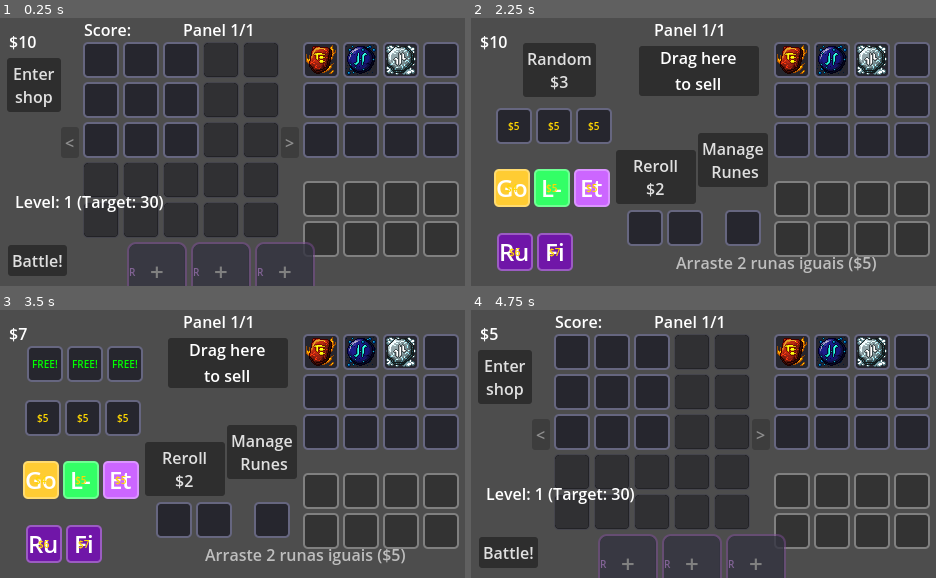
Above: before the commit, frames 1-4 (two rows, left to right).
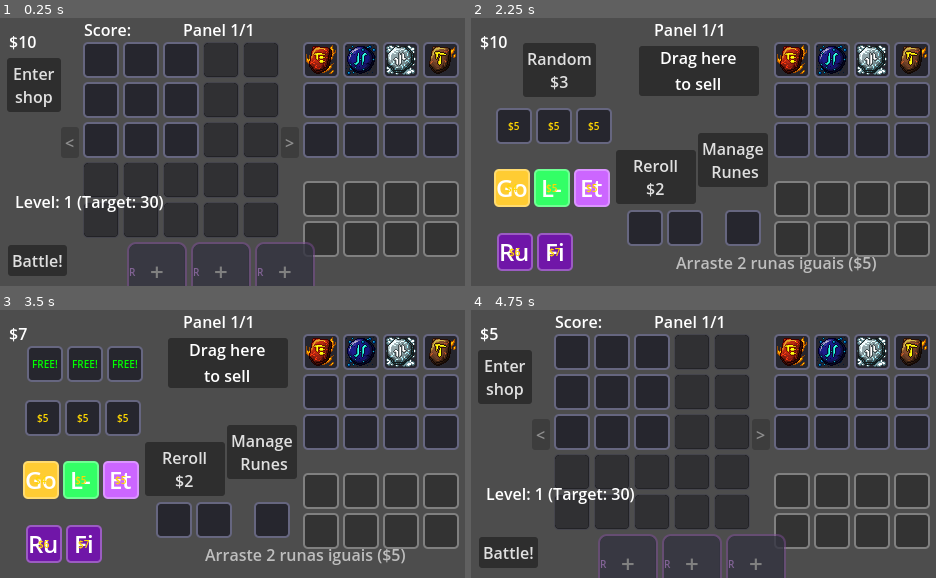
Above: after the commit, the same moments.

Repository: RenatoAAB/Runes
Game: Godot game, scene res://scenes/main.tscn
Same seed, same stepped clock (60 frames per second), same inputs: the game is played once before the commit and once after it.
Inputs:
- Up to frame 1 (0.25 s): no input
- Up to frame 2 (2.25 s): click "Enter shop" at 0.5 s; click "Manage Runes" at 1.25 s; click "Enter shop" at 2 s
- Up to frame 3 (3.5 s): click "Random $3" at 2.75 s
- Up to frame 4 (4.75 s): click "Reroll $2" at 3.5 s; click "Manage Runes" at 4.25 s

The runs differ from the first frame. In frame 1, 0.4% of the frame differs, in the area x 92-99%, y 10-21%; in frame 2, 0.4%; in frame 3, 0.4%; in frame 4, 0.4%.

Commit message:
Runa de fogo, correções, e icones elementais para descrição de efeitos

Diff:
--- a/resources/effects/effect_score_20_if_last_fire.tres
+++ b/resources/effects/effect_score_20_if_last_fire.tres
@@ -1,13 +1,12 @@
-[gd_resource type="Resource" script_class="RuneEffect" load_steps=4 format=3]
+[gd_resource type="Resource" script_class="RuneEffect" load_steps=5 format=3 uid="uid://ddf4kna80wr76"]
 
-[ext_resource type="Script" path="res://scripts/data/rune_effect.gd" id="1_effect"]
+[ext_resource type="Script" uid="uid://dpxjxr3dyc4i0" path="res://scripts/data/rune_effect.gd" id="1_effect"]
 [ext_resource type="Resource" path="res://resources/effects/conditions/condition_last_was_fire.tres" id="2_cond"]
-[ext_resource type="Resource" path="res://resources/effects/targets/target_self.tres" id="3_target"]
+[ext_resource type="Resource" uid="uid://16yatdx658me" path="res://resources/effects/targets/target_self.tres" id="3_target"]
 [ext_resource type="Resource" path="res://resources/effects/payloads/payload_add_score_20.tres" id="4_payload"]
 
 [resource]
 script = ExtResource("1_effect")
-trigger = 0
 condition = ExtResource("2_cond")
 target = ExtResource("3_target")
 payload = ExtResource("4_payload")
--- a/resources/effects/effect_score_per_fire_adjacent.tres
+++ b/resources/effects/effect_score_per_fire_adjacent.tres
@@ -1,14 +1,6 @@
-[gd_resource type="Resource" script_class="RuneEffect" load_steps=5 format=3 uid="uid://dbjd780yge3i6"]
+[gd_resource type="Resource" script_class="RuneEffect" load_steps=2 format=3 uid="uid://dbjd780yge3i6"]
 
 [ext_resource type="Script" uid="uid://dpxjxr3dyc4i0" path="res://scripts/data/rune_effect.gd" id="1_effect"]
-[ext_resource type="Resource" uid="uid://g3tyvvr22v14" path="res://resources/effects/conditions/condition_always.tres" id="2_cond"]
-[ext_resource type="Script" uid="uid://dr6qdvixrtvt5" path="res://scripts/data/effects/targets/target_self.gd" id="3_bk2y2"]
-
-[sub_resource type="Resource" id="Resource_ejh36"]
-script = ExtResource("3_bk2y2")
-metadata/_custom_type_script = "uid://dr6qdvixrtvt5"
 
 [resource]
 script = ExtResource("1_effect")
-condition = ExtResource("2_cond")
-target = SubResource("Resource_ejh36")
--- a/resources/runes/common/rune_fire.tres
+++ b/resources/runes/common/rune_fire.tres
@@ -1,17 +1,37 @@
-[gd_resource type="Resource" script_class="RuneData" load_steps=4 format=3]
+[gd_resource type="Resource" script_class="RuneData" load_steps=12 format=3 uid="uid://c6gjg03cc4ok1"]
 
-[ext_resource type="Script" path="res://scripts/data/rune_data.gd" id="1_data"]
-[ext_resource type="Resource" path="res://resources/effects/effect_score_per_fire_adjacent.tres" id="2_effect1"]
-[ext_resource type="Resource" path="res://resources/effects/effect_score_20_if_last_fire.tres" id="3_effect2"]
+[ext_resource type="Script" uid="uid://s48ipf5uo7mv" path="res://scripts/data/rune_data.gd" id="1_data"]
+[ext_resource type="Script" uid="uid://dpxjxr3dyc4i0" path="res://scripts/data/rune_effect.gd" id="1_desgx"]
+[ext_resource type="Script" uid="uid://bdoskjkqeggr8" path="res://scripts/data/effects/conditions/condition_always.gd" id="2_n8tac"]
+[ext_resource type="Resource" uid="uid://ddf4kna80wr76" path="res://resources/effects/effect_score_20_if_last_fire.tres" id="3_effect2"]
+[ext_resource type="Script" uid="uid://cimuoiu8ocwh6" path="res://scripts/data/effects/payloads/payload_add_score.gd" id="3_prj2q"]
+[ext_resource type="Script" uid="uid://dr6qdvixrtvt5" path="res://scripts/data/effects/targets/target_self.gd" id="4_33xod"]
+[ext_resource type="Texture2D" uid="uid://dalvpfawsmee6" path="res://sprites/icons/runes/Icon3.png" id="7_4uy6w"]
+
+[sub_resource type="Resource" id="Resource_sqnvf"]
+script = ExtResource("2_n8tac")
+metadata/_custom_type_script = "uid://bdoskjkqeggr8"
+
+[sub_resource type="Resource" id="Resource_lfdug"]
+script = ExtResource("3_prj2q")
+metadata/_custom_type_script = "uid://cimuoiu8ocwh6"
+
+[sub_resource type="Resource" id="Resource_dlbrf"]
+script = ExtResource("4_33xod")
+metadata/_custom_type_script = "uid://dr6qdvixrtvt5"
+
+[sub_resource type="Resource" id="Resource_8gjti"]
+script = ExtResource("1_desgx")
+condition = SubResource("Resource_sqnvf")
+target = SubResource("Resource_dlbrf")
+payload = SubResource("Resource_lfdug")
+metadata/_custom_type_script = "uid://dpxjxr3dyc4i0"
 
 [resource]
 script = ExtResource("1_data")
 id = "fire"
-rune_name = "Fogo"
-description = "+10 pontos por runa de Fogo adjacente. +20 pontos se a última runa ativada foi de Fogo."
-tier = 1
-rarity = 0
-elements = [0]
-base_max_activations = 1
-is_indestructible = true
-effects = [ExtResource("2_effect1"), ExtResource("3_effect2")]
+rune_name = "Labareda"
+description = "+10 ponto. +20 pontos se a última runa ativada foi de Fogo."
+elements = Array[int]([0])
+textures = Array[Texture2D]([ExtResource("7_4uy6w")])
+effects = Array[ExtResource("1_desgx")]([SubResource("Resource_8gjti"), ExtResource("3_effect2")])
--- a/scenes/main.tscn
+++ b/scenes/main.tscn
@@ -13,6 +13,7 @@
 [ext_resource type="Resource" uid="uid://bpgga3tetlmun" path="res://resources/runes/common/rune_water.tres" id="7_jbj1t"]
 [ext_resource type="Script" uid="uid://c212fo845qvri" path="res://scripts/ui/tooltip_manager.gd" id="7_trceg"]
 [ext_resource type="Resource" uid="uid://du7qyukvntuwb" path="res://resources/runes/uncommon/rune_cloud.tres" id="8_jbj1t"]
+[ext_resource type="Resource" path="res://resources/runes/common/rune_fire.tres" id="9_muem4"]
 [ext_resource type="Script" uid="uid://2lm3cymbdyl3" path="res://scripts/ui/shop_ui.gd" id="11_shop"]
 [ext_resource type="Script" uid="uid://1napf1qi4oou" path="res://scripts/ui/sell_area.gd" id="12_sell"]
 [ext_resource type="Resource" uid="uid://drwnsdkkhm5um" path="res://resources/runes/drop_rates.tres" id="18_pm3ni"]
@@ -48,7 +49,7 @@
 inventory_manager = NodePath("../InventoryManager")
 grid_manager = NodePath("../GridManager")
 base_target_score = 30
-initial_runes = Array[ExtResource("5_muem4")]([ExtResource("6_jkv2x"), ExtResource("7_jbj1t"), ExtResource("8_jbj1t")])
+initial_runes = Array[ExtResource("5_muem4")]([ExtResource("6_jkv2x"), ExtResource("7_jbj1t"), ExtResource("8_jbj1t"), ExtResource("9_muem4")])
 rune_drop_rates = ExtResource("18_pm3ni")
 
 [node name="GridManager" type="Node" parent="Managers"]
--- /dev/null
+++ b/scripts/core/element_icons.gd
@@ -0,0 +1,28 @@
+class_name ElementIcons
+extends Object
+
+## Helper to render element icons in tooltip BBCode.
+## Falls back to the element name if an icon is missing.
+
+const ICON_PATHS := {
+	GameEnums.Element.FIRE: "res://sprites/icons/elements/fire-element-icon.png",
+	GameEnums.Element.WATER: "res://sprites/icons/elements/water-element-icon.png",
+	GameEnums.Element.EARTH: "res://sprites/icons/elements/earth-element-icon.png",
+	GameEnums.Element.AIR: "res://sprites/icons/elements/air-element-icon.png",
+	GameEnums.Element.SPIRIT: "res://sprites/icons/elements/spirit-element-icon.png",
+}
+
+static func get_bbcode(element: GameEnums.Element, size: int = 9) -> String:
+	var path = ICON_PATHS.get(element, "")
+	if path.is_empty():
+		return GameEnums.Element.keys()[element]
+	return "[img=%dx%d]%s[/img]" % [size, size, path]
+
+static func join(elements: Array[GameEnums.Element], size: int = 9, separator: String = " or ") -> String:
+	if elements.is_empty():
+		return ""
+	var normalized := GameEnums.normalize_elements(elements)
+	var parts: Array[String] = []
+	for elem in normalized:
+		parts.append(get_bbcode(elem, size))
+	return separator.join(parts)
--- a/scripts/data/effects/conditions/condition_element_adjacent.gd
+++ b/scripts/data/effects/conditions/condition_element_adjacent.gd
@@ -1,5 +1,7 @@
 class_name ConditionElementAdjacent
 extends EffectCondition
+
+const ElementIcons = preload("res://scripts/core/element_icons.gd")
 
 ## Returns true if any adjacent slot has a rune of specific element(s).
 
@@ -33,11 +35,9 @@
 	return relevant
 
 func get_description() -> String:
-	var elem_names: Array[String] = []
-	for elem in required_elements:
-		elem_names.append(GameEnums.Element.keys()[elem])
 	var diag_str = " (incl. diag)" if include_diagonals else ""
-	return "adjacent%s to %s" % [diag_str, " or ".join(elem_names)]
+	var elems_str = ElementIcons.join(required_elements)
+	return "adjacent%s to %s" % [diag_str, elems_str]
 
 func get_keywords() -> Array[StringName]:
 	return [Keywords.ADJACENT, Keywords.ELEMENT_SYNC]
--- a/scripts/data/effects/conditions/condition_last_activated_element.gd
+++ b/scripts/data/effects/conditions/condition_last_activated_element.gd
@@ -1,5 +1,7 @@
 class_name ConditionLastActivatedElement
 extends EffectCondition
+
+const ElementIcons = preload("res://scripts/core/element_icons.gd")
 
 ## Returns true if the last activated rune had a specific element.
 ## Used for: Fogo (+20 if last was fire).
@@ -26,8 +28,8 @@
 
 
 func get_description() -> String:
-	var elem_name = GameEnums.Element.keys()[required_element].capitalize()
-	return "last activated rune was %s" % elem_name
+	var elem_icon = ElementIcons.get_bbcode(required_element)
+	return "last activated rune was %s" % elem_icon
 
 
 func get_keywords() -> Array[StringName]:
--- a/scripts/data/effects/conditions/condition_neighbor_count.gd
+++ b/scripts/data/effects/conditions/condition_neighbor_count.gd
@@ -1,5 +1,7 @@
 class_name ConditionNeighborCount
 extends EffectCondition
+
+const ElementIcons = preload("res://scripts/core/element_icons.gd")
 
 @export var required_count: int = 1
 @export var check_diagonals: bool = false
@@ -50,7 +52,7 @@
 func get_description() -> String:
 	var type = "neighbors"
 	if filter_by_element:
-		type = GameEnums.Element.keys()[required_element].capitalize() + " neighbors"
+		type = "%s neighbors" % ElementIcons.get_bbcode(required_element)
 
 	if check_diagonals:
 		type += " (incl. diag)"
--- a/scripts/data/effects/payloads/payload_move_reader_dynamic.gd
+++ b/scripts/data/effects/payloads/payload_move_reader_dynamic.gd
@@ -1,5 +1,7 @@
 class_name PayloadMoveReaderDynamic
 extends EffectPayload
+
+const ElementIcons = preload("res://scripts/core/element_icons.gd")
 
 ## Moves the reader dynamically based on various conditions.
 ## Flexible payload for: Ar, Vento, Som, Tempo, Djinn, Instabilidade.
@@ -91,8 +93,7 @@
 		MoveMode.STEPS_PER_REMAINING:
 			return "Reader rewinds %d step(s) per remaining activation" % steps
 		MoveMode.TO_PREVIOUS_ELEMENT:
-			var elem_name = GameEnums.Element.keys()[target_element].capitalize()
-			return "Reader jumps to previous %s rune" % elem_name
+			return "Reader jumps to previous %s rune" % ElementIcons.get_bbcode(target_element)
 		MoveMode.TO_RANDOM_VISITED:
 			return "Reader jumps to random visited slot"
 		MoveMode.TO_SLOT_ABOVE:
--- a/scripts/data/effects/payloads/payload_score_per_element.gd
+++ b/scripts/data/effects/payloads/payload_score_per_element.gd
@@ -1,5 +1,7 @@
 class_name PayloadScorePerElement
 extends EffectPayload
+
+const ElementIcons = preload("res://scripts/core/element_icons.gd")
 
 ## Adds score for each rune of specified element(s) in the targets.
 ## Highly flexible - can be used for adjacency bonuses, panel-wide bonuses, etc.
@@ -43,13 +45,10 @@
 
 
 func get_description() -> String:
-	var elem_names: Array[String] = []
-	for elem in target_elements:
-		elem_names.append(GameEnums.Element.keys()[elem].capitalize())
-
+	var elems_str = ElementIcons.join(target_elements)
 	var perm_str = " permanent" if is_permanent else ""
 	var sign = "+" if score_per_match >= 0 else ""
-	return "%s%d%s Score per %s" % [sign, score_per_match, perm_str, " or ".join(elem_names)]
+	return "%s%d%s Score per %s" % [sign, score_per_match, perm_str, elems_str]
 
 
 func get_keywords() -> Array[StringName]:
--- a/scripts/data/relic_data.gd
+++ b/scripts/data/relic_data.gd
@@ -1,5 +1,7 @@
 class_name RelicData
 extends Resource
+
+const ElementIcons = preload("res://scripts/core/element_icons.gd")
 
 ## Defines a Relic - a global modifier that affects an entire panel.
 ## Relics are attached to panels and apply effects to all activations.
@@ -95,10 +97,8 @@
 		text += "\n[color=cyan]+%d Base Score[/color]" % score_bonus
 
 	if element_affinity.size() > 0 and affinity_multiplier > 1.0:
-		var names: Array[String] = []
-		for e in element_affinity:
-			names.append(GameEnums.Element.keys()[e])
-		text += "\n[color=magenta]%s x%.1f[/color]" % [", ".join(names), affinity_multiplier]
+		var names = ElementIcons.join(element_affinity, 9, ", ")
+		text += "\n[color=magenta]%s x%.1f[/color]" % [names, affinity_multiplier]
 
 	return text
 
--- a/scripts/logic/reader.gd
+++ b/scripts/logic/reader.gd
@@ -129,6 +129,10 @@
 
 		# Emit the slot read event with all details
 		_emit_slot_read_event(coord, slot, rune, score_before, activations_before)
+
+		# Track this activation for sequence-dependent effects (e.g., last element)
+		if battle_context:
+			battle_context.record_activation(rune, slot)
 
 
 func _emit_slot_read_event(coord: Vector2i, slot: GridSlot, rune: RuneInstance, score_before: int, activations_before: int) -> void:
Not shown: 1 places in scenes/main.tscn that only renumber resources
Not shown, added: scripts/core/element_icons.gd.uid
Not shown, added: docs/rune_effects_debug.md
